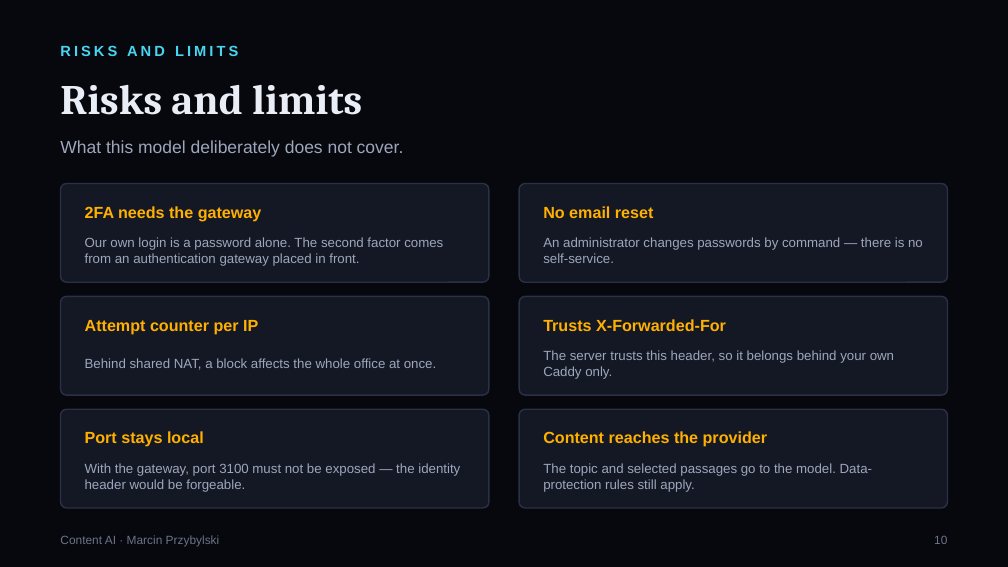
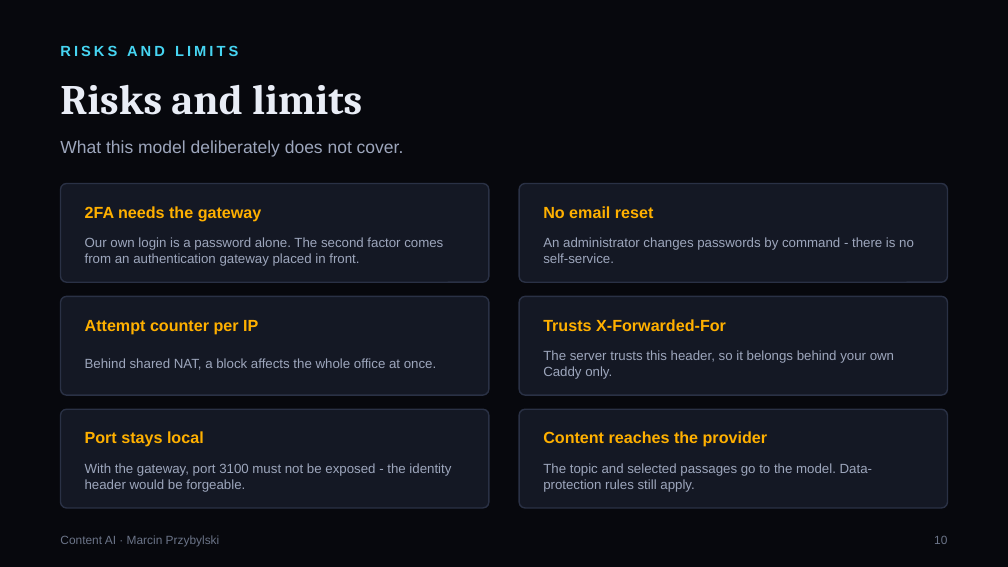
Before and after one commit to Marcin1000/ContentAI, a slide deck: slide 11 of prezentacje/EN/ContentAI_Security_EN.pptx. Drawn at 1008x567 pixels with LibreOffice and Linux fonts; fonts in the diff are those of the drawing. Boxes give left, top, right and bottom in pixels: in the first picture for what was removed or moved away, otherwise in the second. Text is boxed around its words. In the diff, an @@ line names an element or a change of style, - is before the commit and + after.

```diff
--- a/prezentacje/EN/ContentAI_Security_EN.pptx
+++ b/prezentacje/EN/ContentAI_Security_EN.pptx
@@ text at (543, 237, 914, 263): text changed @@
-An administrator changes passwords by command — there is no self-service.
+An administrator changes passwords by command - there is no self-service.
@@ text at (85, 463, 451, 492): text changed @@
-With the gateway, port 3100 must not be exposed — the identity header would be forgeable.
+With the gateway, port 3100 must not be exposed - the identity header would be forgeable.
```
Also in this commit, not shown: 7 other slides changed, 17 other files.
